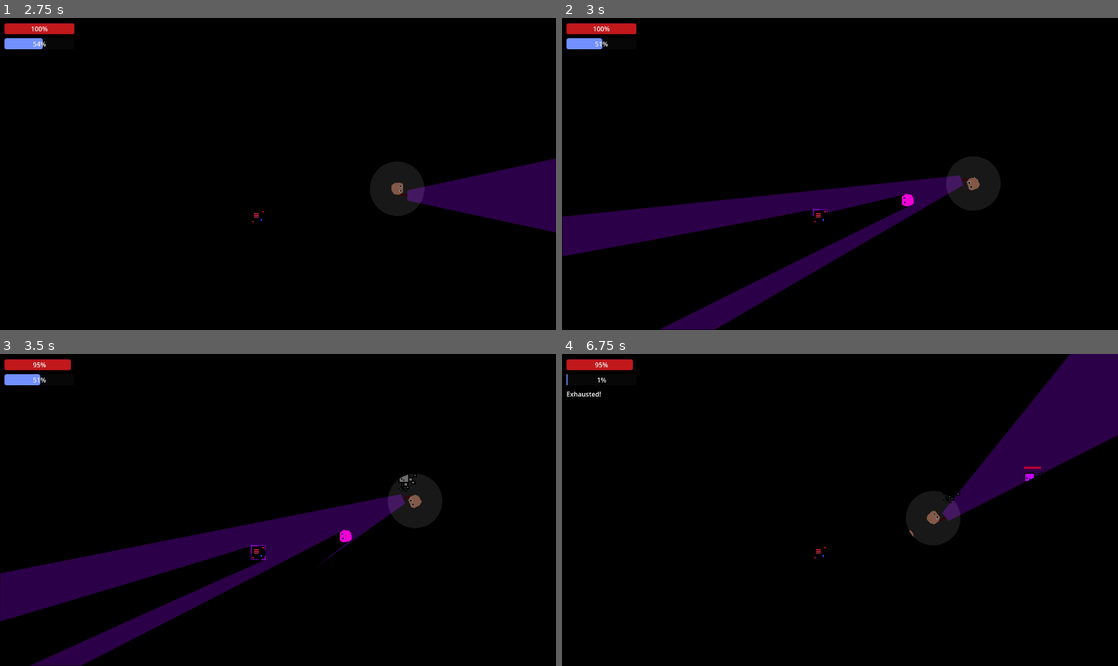
Above: before the commit, frames 1-4 (two rows, left to right).
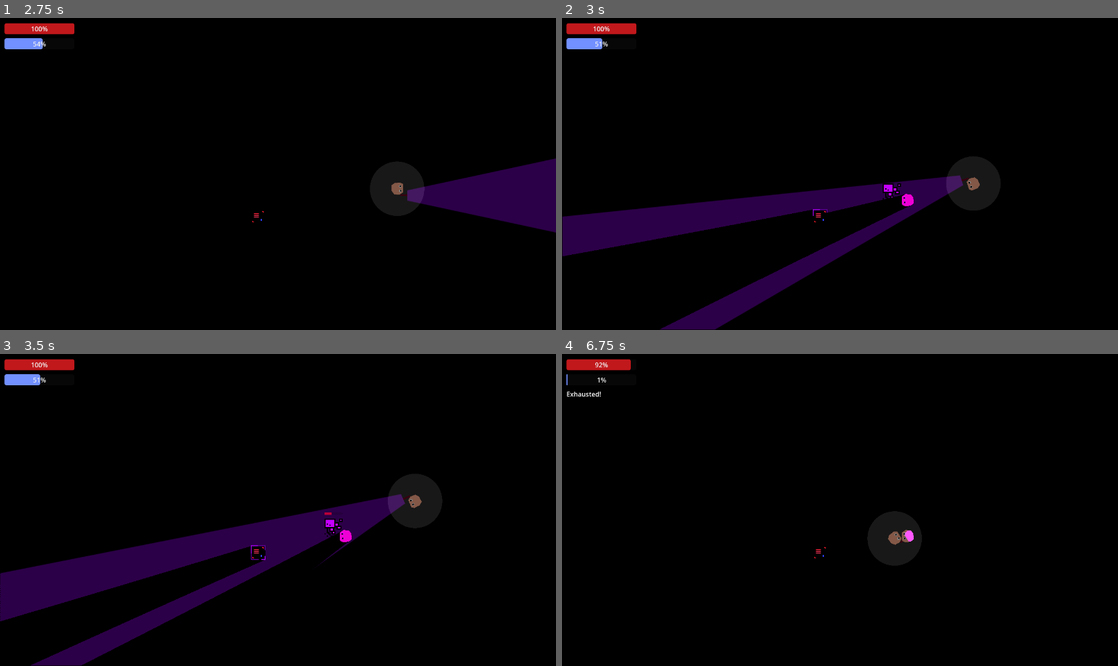
Above: after the commit, the same moments.

Repository: mncc8337/blashout
Game: Godot game, scene res://scenes/main.tscn
The game is run twice, just before and just after one commit, with the same random seed, the same clock (stepped at 60 frames per second) and the same inputs.
Inputs (mouse positions are in pixels of both pictures, inside the frame that each line leads up to):
- Up to frame 1 (2.75 s): move the mouse to (400, 158) at 0.52 s; hold D (right) 0.53-1.28 s; hold Shift (run) 0.53-1.28 s; move the mouse to (166, 189) at 1.27 s; hold S (down) 1.28-2.03 s; tap Shift (run) at 1.35 s; move the mouse to (333, 105) at 2.02 s; hold D (right) from 2.03 s (still down); hold Shift (run) from 2.03 s (still down)
- Up to frame 2 (3 s): move the mouse to (812, 236) at 2.77 s; release D (right) at 2.78 s; release Shift (run) at 2.78 s; hold W (up) from 2.78 s (still down); tap Shift (run) at 2.85 s
- Up to frame 3 (3.5 s): keep holding W (up)
- Up to frame 4 (6.75 s): move the mouse to (1006, 556) at 3.52 s; release W (up) at 3.53 s; hold Shift (run) 3.53-4.28 s; hold A (left) 3.53-5.03 s; move the mouse to (673, 463) at 4.27 s; tap Shift (run) at 4.35, 5.85 s; move the mouse to (867, 510) at 5.02 s; hold S (down) 5.03-5.78 s; hold Shift (run) 5.03-5.78 s; move the mouse to (756, 432) at 5.77 s; hold D (right) 5.78-6.53 s; move the mouse to (962, 494) at 6.52 s; hold W (up) from 6.53 s (still down); hold Shift (run) from 6.53 s (still down)

Frame 1 is identical in both runs. In frame 2, 0.1% of the frame differs, in the area x 57-61%, y 53-59%; in frame 3, 0.2%; in frame 4, 7.1%, in the area x 6-100%, y 0-62%.

Commit message:
new class roach

Diff:
--- a/scripts/main.gd
+++ b/scripts/main.gd
@@ -10,6 +10,7 @@
 var foe_attack_dmg_max:float = 10
 var foe_speed_max:float = 600.0
 var foe_health_max:float = 100
+var foe_attack_cooldown_max:float = 1.5
 
 enum FOE_CLASS {RANDOM, BIGASS, ROACH}
 
@@ -25,32 +26,35 @@
 	$difficulty_timer.timeout.connect(increase_diff)
 
 func increase_diff():
-	$foe_spawn_timer.wait_time *= 0.9
+	$foe_spawn_timer.wait_time *= 0.95
 	foe_attack_dmg_max *= 1.1
 	foe_speed_max *= 1.1
 	foe_health_max *= 1.1
+	foe_attack_cooldown_max *= 0.95
 
 func spawn_foe():
 	var foe_instance = foe_model.instantiate()
 	var angle = rng.randf_range(-PI, PI)
 	var dir = Vector2(cos(angle), sin(angle)) * 200 + $player.position
 	foe_instance.position = dir
+
 	var foe_class = rng.randi_range(0, 2)
 	if foe_class == FOE_CLASS.RANDOM:
 		foe_instance.attack_dmg = foe_attack_dmg_max * rng.randf_range(0.5, 1)
 		foe_instance.SPEED = foe_speed_max * rng.randf_range(0.5, 1)
 		foe_instance.max_health = foe_health_max * rng.randf_range(0.5, 1)
-		print("spawned a random foe")
+		foe_instance.attack_cooldown = foe_attack_cooldown_max * rng.randf_range(1, 1.5)
 	elif foe_class == FOE_CLASS.BIGASS:
-		foe_instance.attack_dmg = foe_attack_dmg_max * rng.randf_range(0.9, 1.3)
-		foe_instance.SPEED = foe_speed_max * rng.randf_range(0.1, 0.4)
-		foe_instance.max_health = foe_health_max * rng.randf_range(0.9, 1.7)
-		print("spawned a big ass foe")
+		foe_instance.attack_dmg = foe_attack_dmg_max * rng.randf_range(0.9, 2)
+		foe_instance.SPEED = foe_speed_max * rng.randf_range(0.4, 0.7)
+		foe_instance.max_health = foe_health_max * rng.randf_range(1.1, 2)
+		foe_instance.attack_cooldown = foe_attack_cooldown_max * rng.randf_range(1, 2)
 	elif foe_class == FOE_CLASS.ROACH:
-		foe_instance.attack_dmg = foe_attack_dmg_max * rng.randf_range(0.3, 0.7)
+		foe_instance.attack_dmg = foe_attack_dmg_max * rng.randf_range(0.3, 0.5)
 		foe_instance.SPEED = foe_speed_max * rng.randf_range(1.5, 2)
 		foe_instance.max_health = foe_health_max * rng.randf_range(0.3, 0.7)
-		print("spawned a roach foe")
+		foe_instance.attack_cooldown = foe_attack_cooldown_max * rng.randf_range(0.3, 0.5)
+
 	$foes.add_child(foe_instance)
 
 func show_death_screen():
